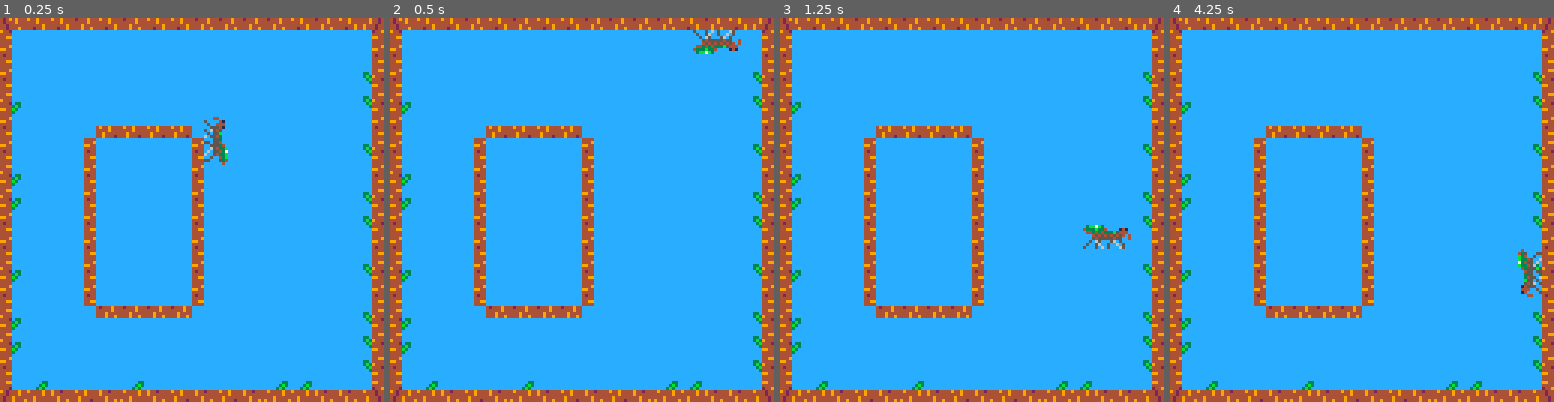
Above: before the commit, frames 1-4 (left to right).
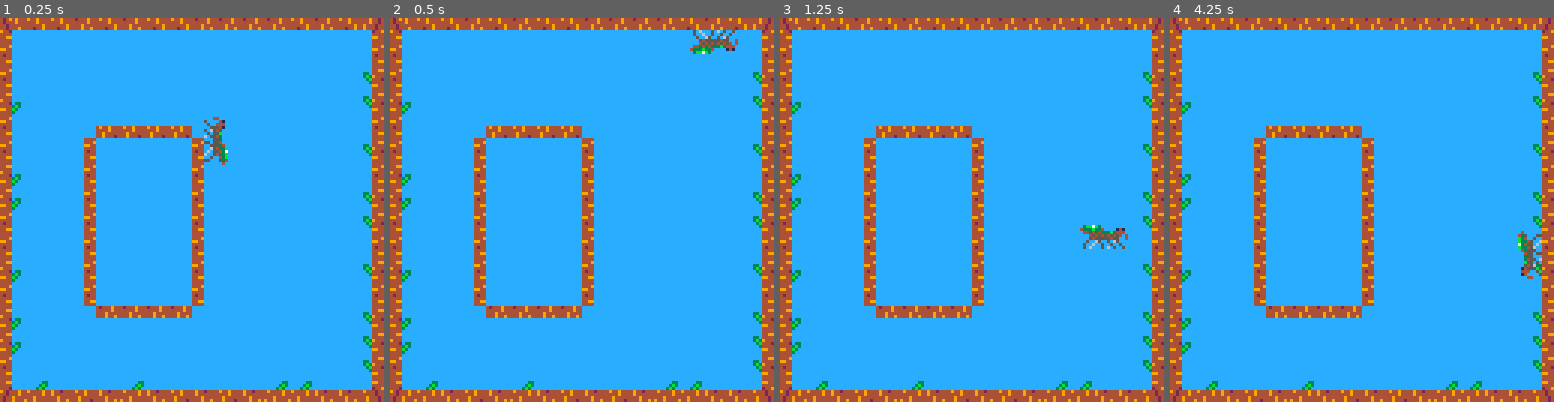
Above: after the commit, the same moments.

Repository: Naz713/pico-spider
Game: PICO-8 cartridge jmp_spdr.p8
Two runs of this game, one before a commit and one after it. Both use one fixed random seed, a clock stepped at 60 frames per second and the inputs below.
Inputs:
- Up to frame 1 (0.25 s): no input
- Up to frame 2 (0.5 s): tap X (X key) at 0.33 s
- Up to frame 3 (1.25 s): tap O (Z key) at 0.7 s; tap X (X key) at 1.07 s
- Up to frame 4 (4.25 s): hold Right 1.6-2.1 s; tap O (Z key) every 0.4 s from 1.7 to 4.1 s; tap X (X key) at 1.85, 2.97, 4.08 s; hold Up 2.15-2.42 s; hold Right 2.47-3.03 s; hold Left 3.08-3.58 s; hold Down 3.63-3.97 s; hold Right from 4.02 s (still down)

Frame 1 is identical in both runs. In frame 2, 0.4% of the frame differs, in the area x 78-92%, y 3-10%; in frame 3, 0.4%; in frame 4, 0.6%, in the area x 90-97%, y 55-73%.

Commit message:
Walk and jump in walls OK

Diff:
--- a/main.lua
+++ b/main.lua
@@ -27,14 +27,13 @@
     on_air=true,
     drag=0.5,
   }
-  --TODO resolver saltos en paredes angostas/cercanas
 end
 
 function _update()
+  limits_update(s.xpos, s.ypos, true)
   jump_update()
   run_update()
   ornt_update()
-  limits_update(s.xpos, s.ypos, true)
   --printh(s.xmax..", "..s.xmin..", "..s.ymax..", "..s.ymin..", ")
 end
 
--- a/spider.lua
+++ b/spider.lua
@@ -46,13 +46,10 @@
 function run_pos_update(run_vel)
   if (s.ornt%2)==1 then
     s.xpos+=run_vel
-    s.xpos=min(s.xpos,s.xmax-8)
-    s.xpos=max(s.xpos,s.xmin)
   else
     s.ypos+=run_vel
-    s.ypos=min(s.ypos,s.ymax-8)
-    s.ypos=max(s.ypos,s.ymin)
-  end
+  end
+  within_pos_limits()
 end
 
 -- update orientation and related variables
@@ -85,9 +82,12 @@
     s.on_air=false
     s.jvel=0
     if abs(s.ornt)!=4 then
+      --set on the real x position, like a proper rotation
+      -- based on orientation
+      if (abs(s.ornt)!=2) s.xpos+=8
+      --then update the orientation
       s.ornt=-4
-      --set on the real x position, like a proper rotation
-      if (abs(s.ornt)!=2) s.xpos+=8
+      within_pos_limits()
     end
   elseif s.ypos<=s.ymin and s.on_air then
     s.on_air=false
@@ -121,7 +121,7 @@
     jump_pos_update(s.jvel)
 
   --jumping
-  elseif not btn(x_btn) and s.jvel>0 and s.on_air then
+  elseif s.jvel>0 and s.on_air then
     jump_pos_update(s.jvel)
     s.jvel*=s.drag
     if (s.jvel<1) s.jvel=0
@@ -132,17 +132,27 @@
     s.jvel=max(s.jvel,-1*s.imp)
     jump_pos_update(s.jvel)
   end
-
   --asure we stay within limits
-  s.xpos=max(s.xmin,s.xpos)
-  s.xpos=min(s.xmax,s.xpos)
-  s.ypos=max(s.ymin,s.ypos)
-  s.ypos=min(s.ymax,s.ypos)
-  printh("POS: "..s.xpos..", "..s.ypos)
+  within_pos_limits()
+end
+
+function within_pos_limits()
+  --asure we stay within limits
+  if (s.ornt%2)==1 then
+    s.xpos=min(s.xpos,s.xmax-8)
+    s.xpos=max(s.xpos,s.xmin)
+    s.ypos=min(s.ymax,s.ypos)
+    s.ypos=max(s.ymin,s.ypos)
+  else
+    s.xpos=min(s.xmax,s.xpos)
+    s.xpos=max(s.xmin,s.xpos)
+    s.ypos=min(s.ypos,s.ymax-8)
+    s.ypos=max(s.ypos,s.ymin)
+  end
 end
 
 function jump_pos_update(jvel)
-  --faliing down
+  --falling down
   if jvel<0 then
     pred_tray(s.xpos,s.ypos,jvel,0,-1)
     s.ypos-=jvel
@@ -160,11 +170,8 @@
 end
 
 function pred_tray(x,y,vel,xdir,ydir)
-  printh("POS2: "..x..", "..y)
-  printh("P_IN: "..vel..", "..xdir..", "..ydir)
   for it=vel,0,(-1*sgn(vel)) do
     limits_update(x+(it*xdir),y+(it*ydir),false)
-    printh("PRED: "..x+(it*xdir)..", "..y+(it*ydir))
   end
 end
 
